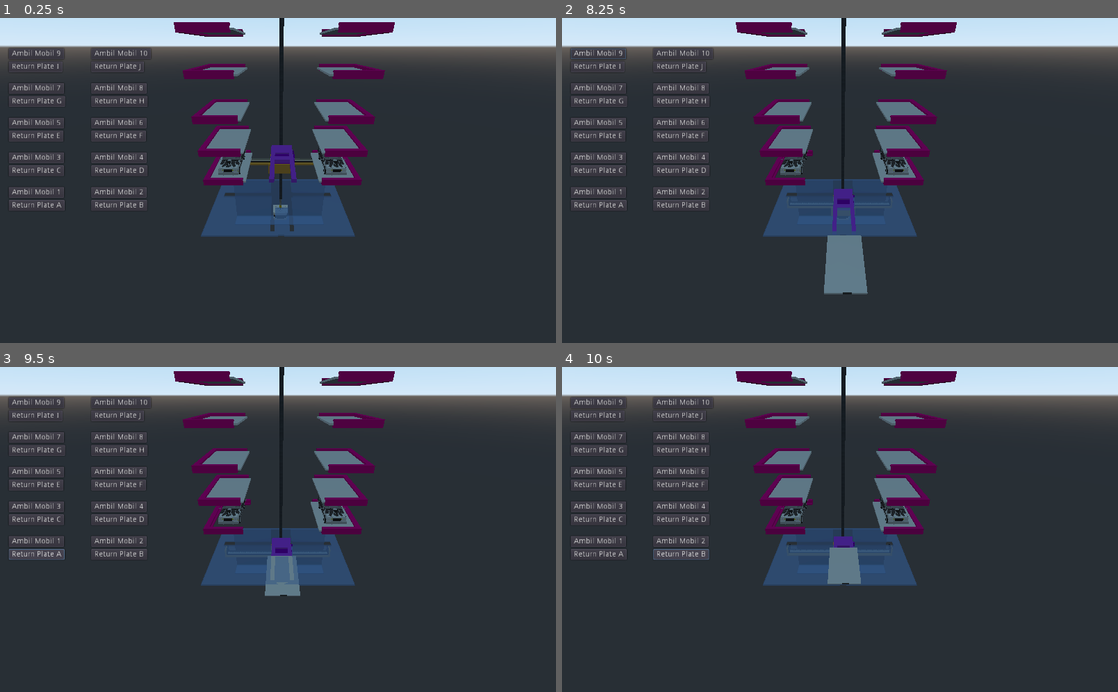
Above: before the commit, frames 1-4 (two rows, left to right).
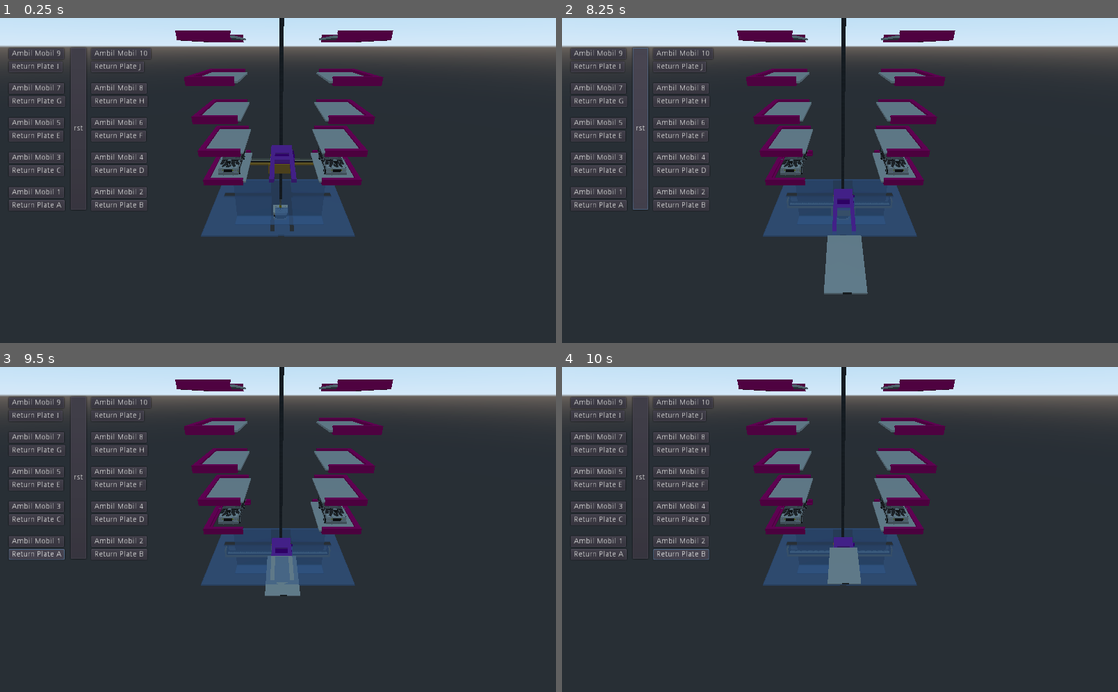
Above: after the commit, the same moments.

Repository: setyadhitya/simulasi-servo
Game: Godot game, scene res://main.tscn
Two runs of this game, one before a commit and one after it. Both use one fixed random seed, a clock stepped at 60 frames per second and the inputs below.
Inputs (mouse positions are in pixels of both pictures, inside the frame that each line leads up to):
- Up to frame 1 (0.25 s): no input
- Up to frame 2 (8.25 s): click "Ambil Mobil 1" at 0.5 s; click "Ambil Mobil 2" at 1.25 s; click "Ambil Mobil 3" at 2 s; click "Ambil Mobil 10" at 2.75 s; click "Ambil Mobil 4" at 3.5 s; click "Ambil Mobil 5" at 4.25 s; click "Ambil Mobil 6" at 5 s; click "Ambil Mobil 7" at 5.75 s; click "Ambil Mobil 8" at 6.5 s; click "Ambil Mobil 9" at 7.25 s; click (639, 128) at 8 s, where only the run after the commit has a clickable "rst"
- Up to frame 3 (9.5 s): click "Return Plate A" at 8.75 s
- Up to frame 4 (10 s): click "Return Plate B" at 9.5 s

The runs differ from the first frame. In frame 1, 2.4% of the frame differs, in the area x 12-71%, y 1-59%; in frame 2, 3.5%, in the area x 1-71%, y 1-59%; in frame 3, 2.4%; in frame 4, 2.4%.

Commit message:
update movement and return plate timing

Diff:
--- a/main.gd
+++ b/main.gd
@@ -4,33 +4,36 @@
 onready var updown = $Objek/updown
 
 var busy = false
-
+var alas_awal_pos = {}
 var servo_awal
 var updown_awal
 
 var current_plate = -1
 
 var alas = {}
-
+var servo_tengah_bawah = servo_awal
+var updown_tengah_bawah = updown_awal
 # =====================================================
 # DATA SPOT
 # =====================================================
 
 var spot_data = {
-	1: {"z": -11, "extra": 0},
-	2: {"z": 11, "extra": 0},
-
-	3: {"z": -11, "extra": 6},
-	4: {"z": 11, "extra": 6},
-
-	5: {"z": -11, "extra": 12},
-	6: {"z": 11, "extra": 12},
-
-	7: {"z": -11, "extra": 18},
-	8: {"z": 11, "extra": 18},
-
-	9: {"z": -11, "extra": 24},
-	10: {"z": 11, "extra": 24},
+	1: {"z": -11, "extra": 0},   # lantai 1 kiri
+	2: {"z": 11, "extra": 0},    # lantai 1 kanan
+
+	3: {"z": -11, "extra": 6},   # lantai 2 kiri
+	4: {"z": 11, "extra": 6},    # lantai 2 kanan
+
+	5: {"z": -11, "extra": 12},   # lantai 2 kiri
+	6: {"z": 11, "extra": 12},    # lantai 2 kanan
+
+	7: {"z": -11, "extra": 18},   # lantai 2 kiri
+	8: {"z": 11, "extra": 18},    # lantai 2 kanan
+
+	9: {"z": -11, "extra": 24},   # lantai 2 kiri
+	10: {"z": 11, "extra": 24},    # lantai 2 kanan
+
+
 }
 
 
@@ -41,8 +44,22 @@
 
 	for i in range(1, 11):
 		alas[i] = get_node("Objek/alasmobil" + str(i))
-
-
+		alas_awal_pos[i] = alas[i].translation
+
+
+func reset_semua():
+
+	if busy:
+		return
+
+	servo.translation = servo_awal
+	updown.translation = updown_awal
+
+	for i in alas.keys():
+		alas[i].translation = alas_awal_pos[i]
+
+	current_plate = -1
+	busy = false
 # =====================================================
 # AMBIL MOBIL
 # =====================================================
@@ -80,7 +97,7 @@
 
 	# STEP 2
 	var servo_naik = servo_samping + Vector3(0, 0.3, 0)
-	var updown_naik = updown_awal + Vector3(0, 0.3, 0)
+	var updown_naik = updown_lantai + Vector3(0, 0.3, 0)
 	var alas_naik = alas_awal + Vector3(0, 0.3, 0)
 
 	# STEP 3
@@ -326,45 +343,50 @@
 	var extra = spot_data[index]["extra"]
 
 	var alas_awal = plate.translation
-	# naik lift sesuai lantai
+
+	# =================================================
+	# POSISI DASAR LANTAI
+	# =================================================
+
 	var servo_lantai = servo_awal + Vector3(0, extra, 0)
 	var updown_lantai = updown_awal + Vector3(0, extra, 0)
-	# =================================================
-	# STEP 1
+
+	# =================================================
+	# STEP 1 — MASUK KE DALAM
 	# =================================================
 
 	var alas_masuk = alas_awal + Vector3(14, 0, 0)
 
 	# =================================================
-	# STEP 2
-	# =================================================
-
-	var naik_y = 14.3 - extra
-
-	var servo_naik = servo_awal + Vector3(0, naik_y, 0)
-	var updown_naik = updown_awal + Vector3(0, naik_y, 0)
-	var alas_naik = alas_masuk + Vector3(0, naik_y, 0)
-
-	# =================================================
-	# STEP 3
+	# STEP 2 — NAIK
+	# =================================================
+
+	var servo_naik = servo_awal + Vector3(0, 0.3 + extra, 0)
+	var updown_naik = updown_awal + Vector3(0, 0.3 + extra, 0)
+	var alas_naik = alas_masuk + Vector3(0, 14 + extra + 0.3, 0)
+
+	# =================================================
+	# STEP 3 — GESER KE SPOT
 	# =================================================
 
 	var servo_spot = servo_naik + Vector3(0, 0, arah_z)
 	var alas_spot = alas_naik + Vector3(0, 0, arah_z)
 
 	# =================================================
-	# STEP 4
+	# STEP 4 — TURUN 0.3
 	# =================================================
 
 	var servo_turun = servo_spot + Vector3(0, -0.3, 0)
+	var servo_tengah = servo_turun + Vector3(0, 0, -arah_z)
 	var updown_turun = updown_naik + Vector3(0, -0.3, 0)
 	var alas_turun = alas_spot + Vector3(0, -0.3, 0)
 
 	# =================================================
-	# STEP 5
-	# =================================================
-
-	var servo_balik = servo_turun + Vector3(0, 0, -arah_z)
+	# STEP 5 — BALIK KE TENGAH
+	# =================================================
+
+	var servo_balik = servo_awal
+	var updown_balik = updown_awal
 
 	# =================================================
 	# STEP 1 — MASUK
@@ -486,14 +508,40 @@
 	# =================================================
 
 	tween.interpolate_property(
-		servo,
-		"translation",
-		servo_turun,
-		servo_balik,
-		1,
-		Tween.TRANS_SINE,
-		Tween.EASE_IN_OUT,
-		5
+	servo,
+	"translation",
+	servo_turun,
+	servo_tengah,
+	1,
+	Tween.TRANS_SINE,
+	Tween.EASE_IN_OUT,
+	5
+	)
+
+# =================================================
+# STEP 6 — TURUN KE POSISI AWAL
+# =================================================
+
+	tween.interpolate_property(
+	servo,
+	"translation",
+	servo_tengah,
+	servo_balik,
+	1.5,
+	Tween.TRANS_SINE,
+	Tween.EASE_IN_OUT,
+	6
+	)
+
+	tween.interpolate_property(
+	updown,
+	"translation",
+	updown_turun,
+	updown_balik,
+	1.5,
+	Tween.TRANS_SINE,
+	Tween.EASE_IN_OUT,
+	6
 	)
 
 	tween.start()
@@ -574,3 +622,7 @@
 
 func _on_ReturnPlateJ_pressed():
 	return_plate(10)
+
+
+func _on_Resr_pressed():
+	reset_semua()
--- a/main.tscn
+++ b/main.tscn
@@ -172,6 +172,13 @@
 margin_bottom = 100.0
 text = "Return Plate J"
 
+[node name="Resr" type="Button" parent="CanvasLayer"]
+margin_left = 130.0
+margin_top = 55.0
+margin_right = 157.0
+margin_bottom = 354.0
+text = "rst"
+
 [node name="Objek" type="Spatial" parent="."]
 
 [node name="box" type="MeshInstance" parent="Objek"]
@@ -250,42 +257,42 @@
 skeleton = NodePath("../..")
 
 [node name="lockalas7" type="MeshInstance" parent="Objek"]
-transform = Transform( 1, 0, 0, 0, 1, 0, 0, 0, 1, -12.6272, 1.47, 16.3677 )
+transform = Transform( 1, 0, 0, 0, 1, 0, 0, 0, 1, -12.6272, 0.53, 16.3677 )
 mesh = ExtResource( 7 )
 skeleton = NodePath("../..")
 
 [node name="lockalas8" type="MeshInstance" parent="Objek"]
-transform = Transform( 1, 0, 0, 0, 1, 0, 0, 0, -1, -12.6272, 1.47, -16.368 )
+transform = Transform( 1, 0, 0, 0, 1, 0, 0, 0, -1, -12.6272, 0.53, -16.368 )
 mesh = ExtResource( 7 )
 skeleton = NodePath("../..")
 
 [node name="alasmobil7" type="MeshInstance" parent="Objek"]
-transform = Transform( 1, 0, 0, 0, 1, 0, 0, 0, 1, -12.6272, 1.47, 16.3677 )
+transform = Transform( 1, 0, 0, 0, 1, 0, 0, 0, 1, -12.6272, 0.53, 16.3677 )
 mesh = ExtResource( 6 )
 skeleton = NodePath("../..")
 
 [node name="alasmobil8" type="MeshInstance" parent="Objek"]
-transform = Transform( 1, 0, 0, 0, 1, 0, 0, 0, -1, -12.6272, 1.47, -16.368 )
+transform = Transform( 1, 0, 0, 0, 1, 0, 0, 0, -1, -12.6272, 0.53, -16.368 )
 mesh = ExtResource( 6 )
 skeleton = NodePath("../..")
 
 [node name="lockalas9" type="MeshInstance" parent="Objek"]
-transform = Transform( 1, 0, 0, 0, 1, 0, 0, 0, 1, -12.6272, 7.47, 16.3677 )
+transform = Transform( 1, 0, 0, 0, 1, 0, 0, 0, 1, -12.6272, 6.53, 16.3677 )
 mesh = ExtResource( 7 )
 skeleton = NodePath("../..")
 
 [node name="lockalas10" type="MeshInstance" parent="Objek"]
-transform = Transform( 1, 0, 0, 0, 1, 0, 0, 0, -1, -12.6272, 7.47, -16.368 )
+transform = Transform( 1, 0, 0, 0, 1, 0, 0, 0, -1, -12.6272, 6.53, -16.368 )
 mesh = ExtResource( 7 )
 skeleton = NodePath("../..")
 
 [node name="alasmobil9" type="MeshInstance" parent="Objek"]
-transform = Transform( 1, 0, 0, 0, 1, 0, 0, 0, 1, -12.6272, 7.47, 16.3677 )
+transform = Transform( 1, 0, 0, 0, 1, 0, 0, 0, 1, -12.6272, 6.53, 16.3677 )
 mesh = ExtResource( 6 )
 skeleton = NodePath("../..")
 
 [node name="alasmobil10" type="MeshInstance" parent="Objek"]
-transform = Transform( 1, 0, 0, 0, 1, 0, 0, 0, -1, -12.6272, 7.47, -16.368 )
+transform = Transform( 1, 0, 0, 0, 1, 0, 0, 0, -1, -12.6272, 6.53, -16.368 )
 mesh = ExtResource( 6 )
 skeleton = NodePath("../..")
 
@@ -324,3 +331,4 @@
 [connection signal="pressed" from="CanvasLayer/ReturnPlateH" to="." method="_on_ReturnPlateH_pressed"]
 [connection signal="pressed" from="CanvasLayer/ReturnPlateI" to="." method="_on_ReturnPlateI_pressed"]
 [connection signal="pressed" from="CanvasLayer/ReturnPlateJ" to="." method="_on_ReturnPlateJ_pressed"]
+[connection signal="pressed" from="CanvasLayer/Resr" to="." method="_on_Resr_pressed"]
